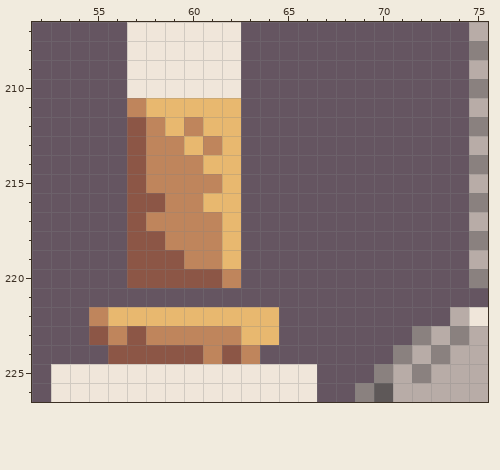
Pixel-art file -- Assets/Yaya/Artwork/Environment/Furniture.ase. That is the earlier state.
256x256 pixels, 1 frame. Colours within 5 levels of each other are drawn and written as one. Shown: x 52..75, y 207..226. The commit also changed other parts of the picture, which this record leaves out.
After the commit:
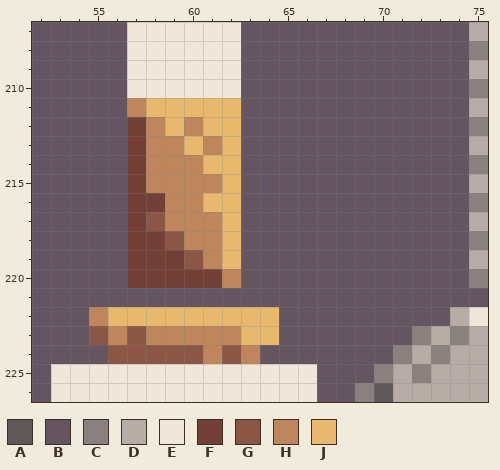
Palette (. is transparent): A #5e5858  B #655561  C #8a817f  D #b8aca7  E #f0e6da  F #734037  G #8c5646  H #bf855c  J #e8b86f
Edits made:
Changed rows in their new state; - is an unchanged pixel.
Layer "Furniture":
first column x 57:
212 F----
213 F----
214 F----
215 F----
216 FF---
217 FG---
218 FFG--
219 FFFG-
220 FFFFF
Pixel boxes of the changes (left, top, right, bottom) in both pictures:
changed: (127, 117, 222, 288)
